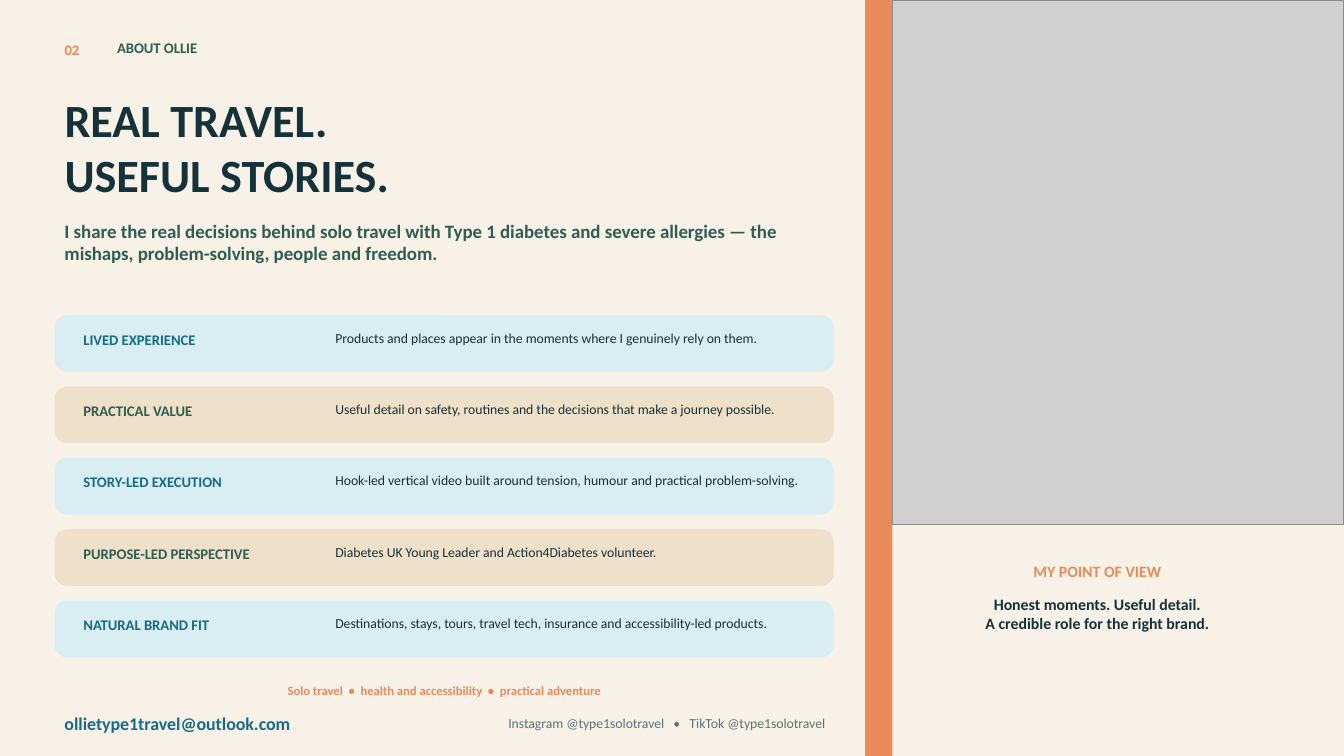
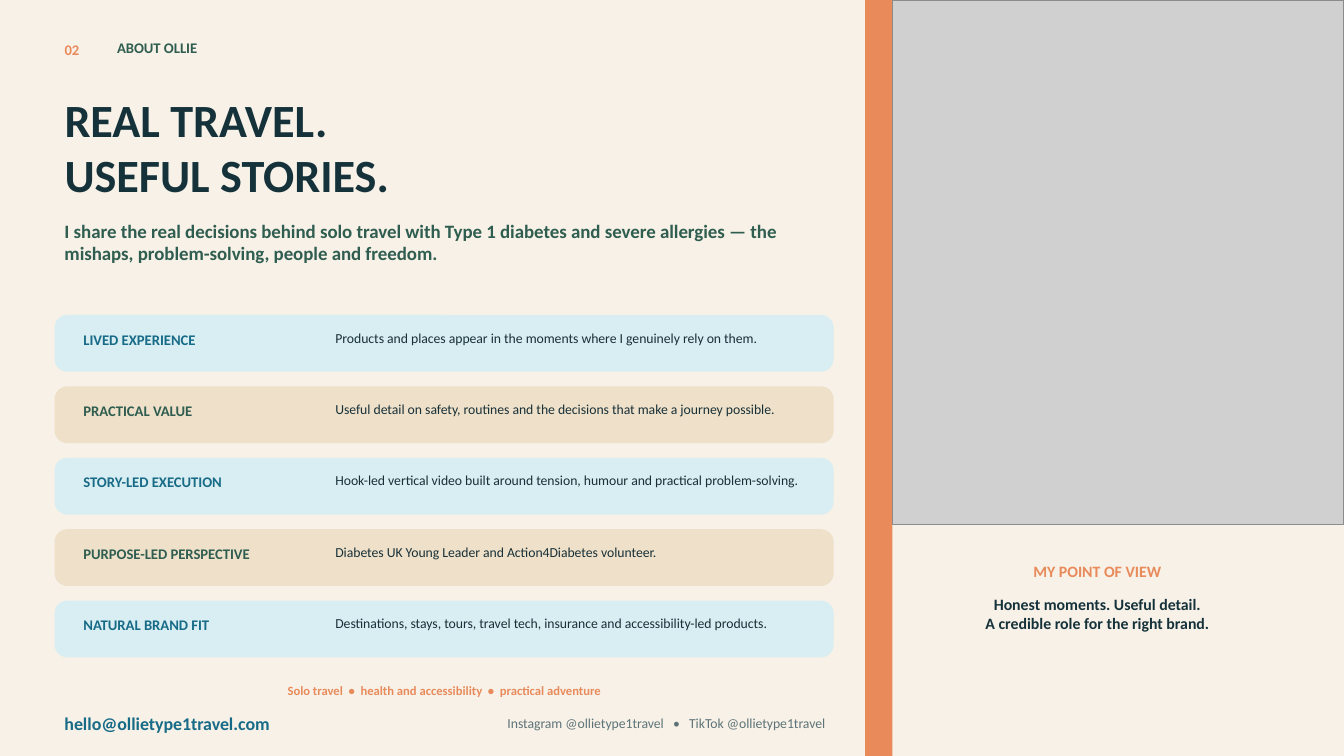
Before and after one commit to Ollietype1travel/ollie-type1-travel, a slide deck: slide 2 of downloads/ollie-media-kit.pptx. Drawn at 1344x756 pixels with LibreOffice and Linux fonts; fonts in the diff are those of the drawing; grey boxes stand for pictures. Boxes give left, top, right and bottom in pixels: in the first picture for what was removed or moved away, otherwise in the second. Text is boxed around its words. In the diff, an @@ line names an element or a change of style, - is before the commit and + after.

```diff
--- a/downloads/ollie-media-kit.pptx
+++ b/downloads/ollie-media-kit.pptx
@@ text at [64,717,269,733]: text changed @@
-ollietype1travel@outlook.com
+hello@ollietype1travel.com
@@ text at [507,718,825,731]: text changed @@
-Instagram @type1solotravel • TikTok @type1solotravel
+Instagram @ollietype1travel • TikTok @ollietype1travel
```
Also in this commit, not shown: 2 other slides changed, 46 other files.
